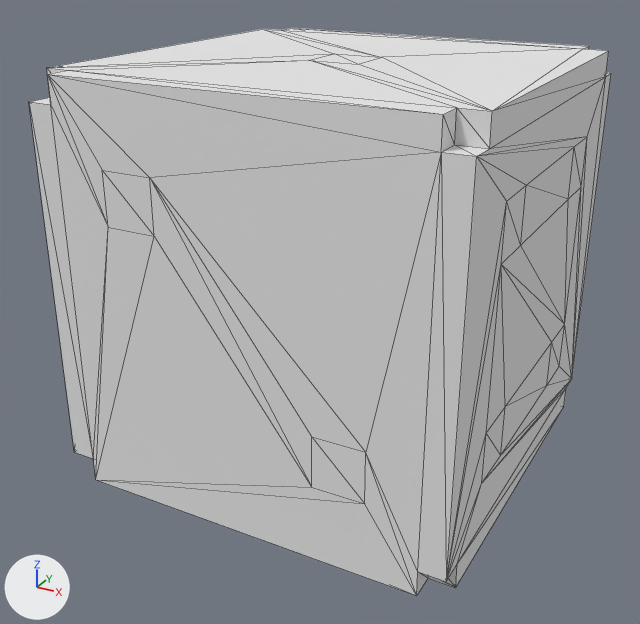
Two versions of the OBJ model Assets/Resources/VoxelObjects/Dice.obj, one commit apart.
Rendered twice from a 50 mm camera at (1.54, -3.0, 2.06) aimed at (-0.04, -0.12, 0.62). Arrows for +X, +Y and +Z are at lower left; the lights stay in place. Mesh edges are drawn as thin lines. Where no turn or scale is listed for an object, it has been applied to the vertices.

Objects in the first picture: 'Untitled'.
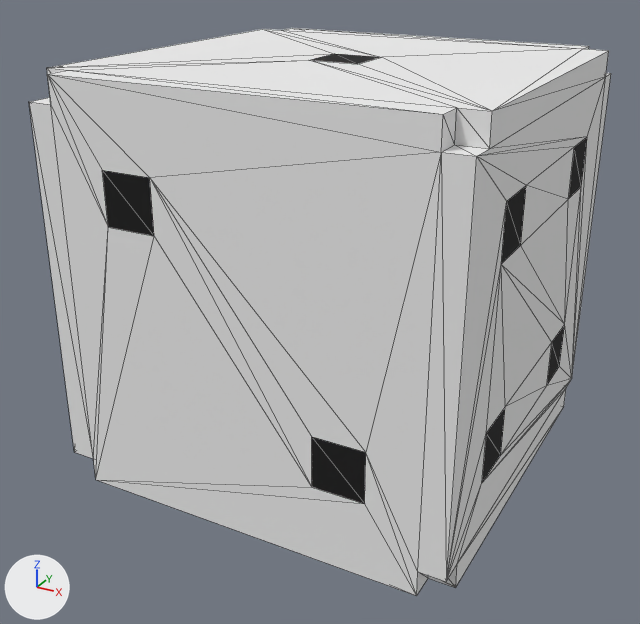
Boxes (x1, y1, x2, y2) around the edits, measured in the pictures (640 x 624 px):
'Untitled', surface changed (grey to black)
    both: (100, 51, 589, 506)

The change, as a diff of the scene's bpy script:
```diff
--- a/Assets/Resources/VoxelObjects/Dice.obj.py
+++ b/Assets/Resources/VoxelObjects/Dice.obj.py
@@ img_dice_png @@
+img_dice_png = load_image('Dice.png', 'Dice.png', 256, 1, 'sRGB')
@@ mat_palette @@
 mat_palette = principled_material('palette')
-mat_palette.base_color = (0.8, 0.8, 0.8)  # white #e7e7e7
+mat_palette.texture = img_dice_png
 mat_palette.roughness = 1.0
```
